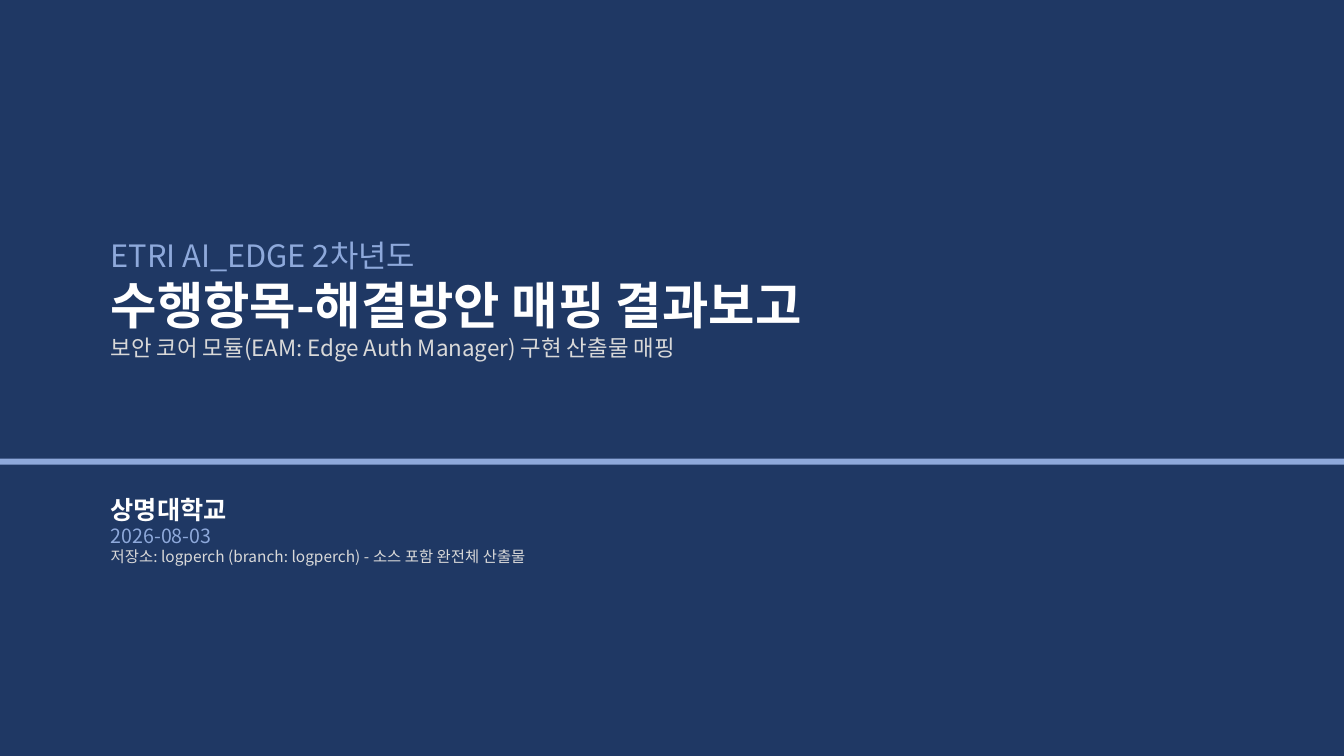
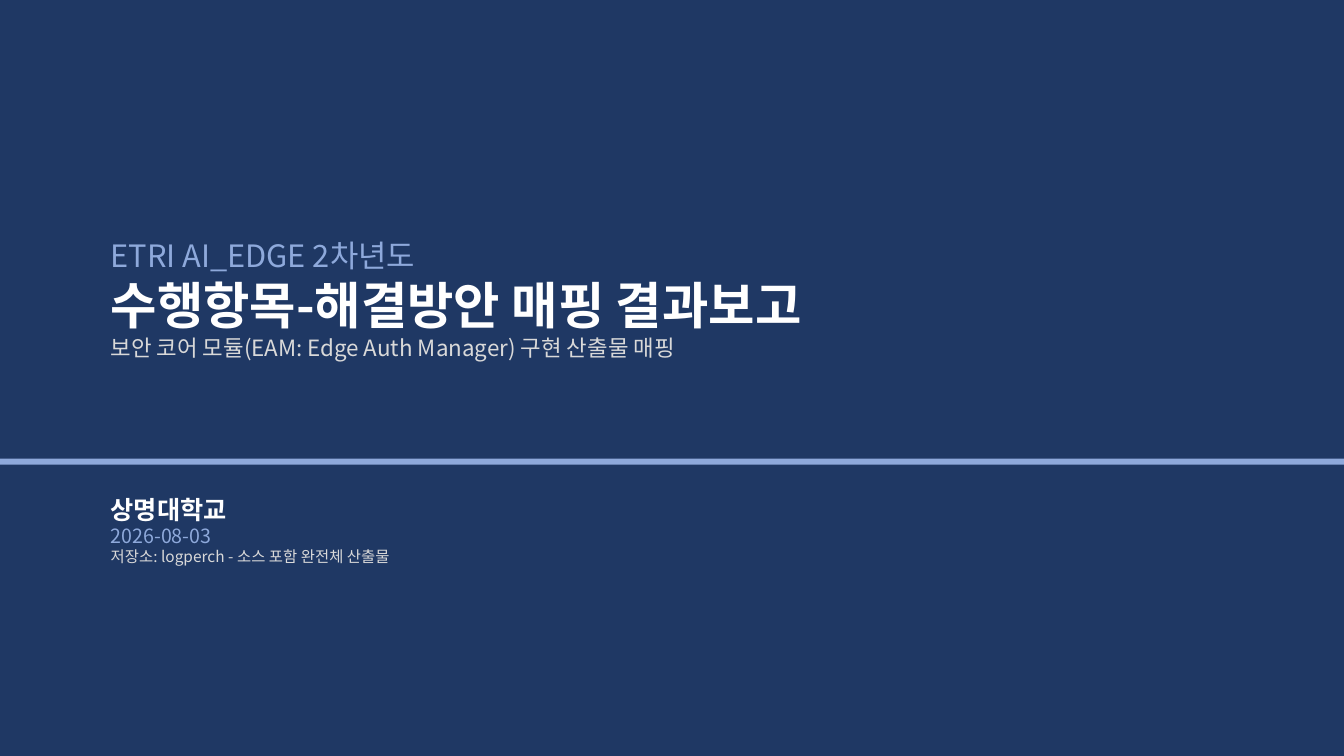
Before and after one commit to 55wind/kubeedge-edge-prototype, a slide deck: slide 1 of ppt/ETRI_2차년도_수행항목_매핑.pptx. Drawn at 1344x756 pixels with LibreOffice and Linux fonts; fonts in the diff are those of the drawing. Boxes give left, top, right and bottom in pixels: in the first picture for what was removed or moved away, otherwise in the second. Text is boxed around its words. In the diff, an @@ line names an element or a change of style, - is before the commit and + after.

```diff
--- a/ppt/ETRI_2차년도_수행항목_매핑.pptx
+++ b/ppt/ETRI_2차년도_수행항목_매핑.pptx
@@ text at (111,549,390,566): text changed @@
-저장소: logperch (branch: logperch) - 소스 포함 완전체 산출물
+저장소: logperch - 소스 포함 완전체 산출물
```
Also in this commit, not shown: 1 other slide changed, 1 other file.
